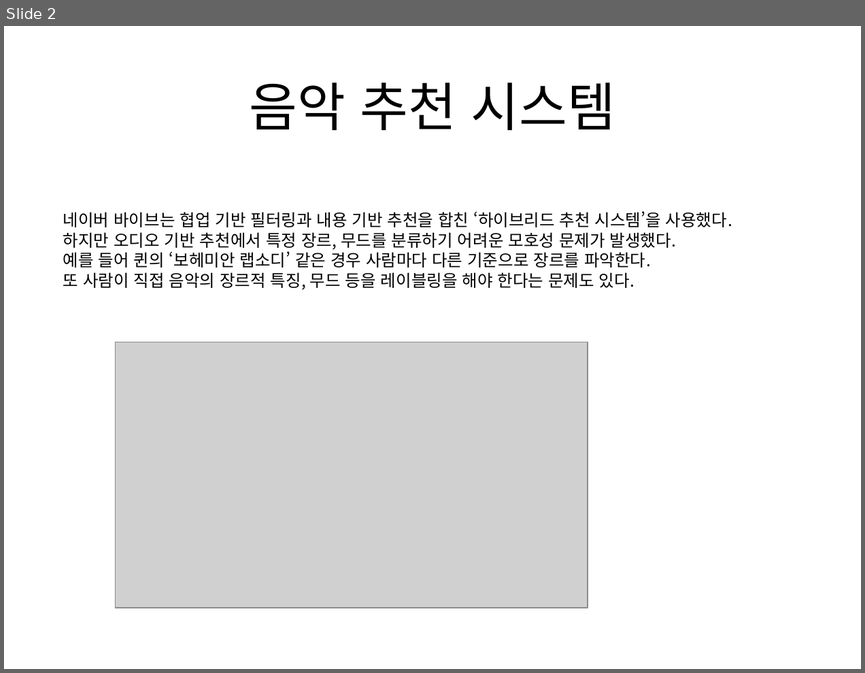
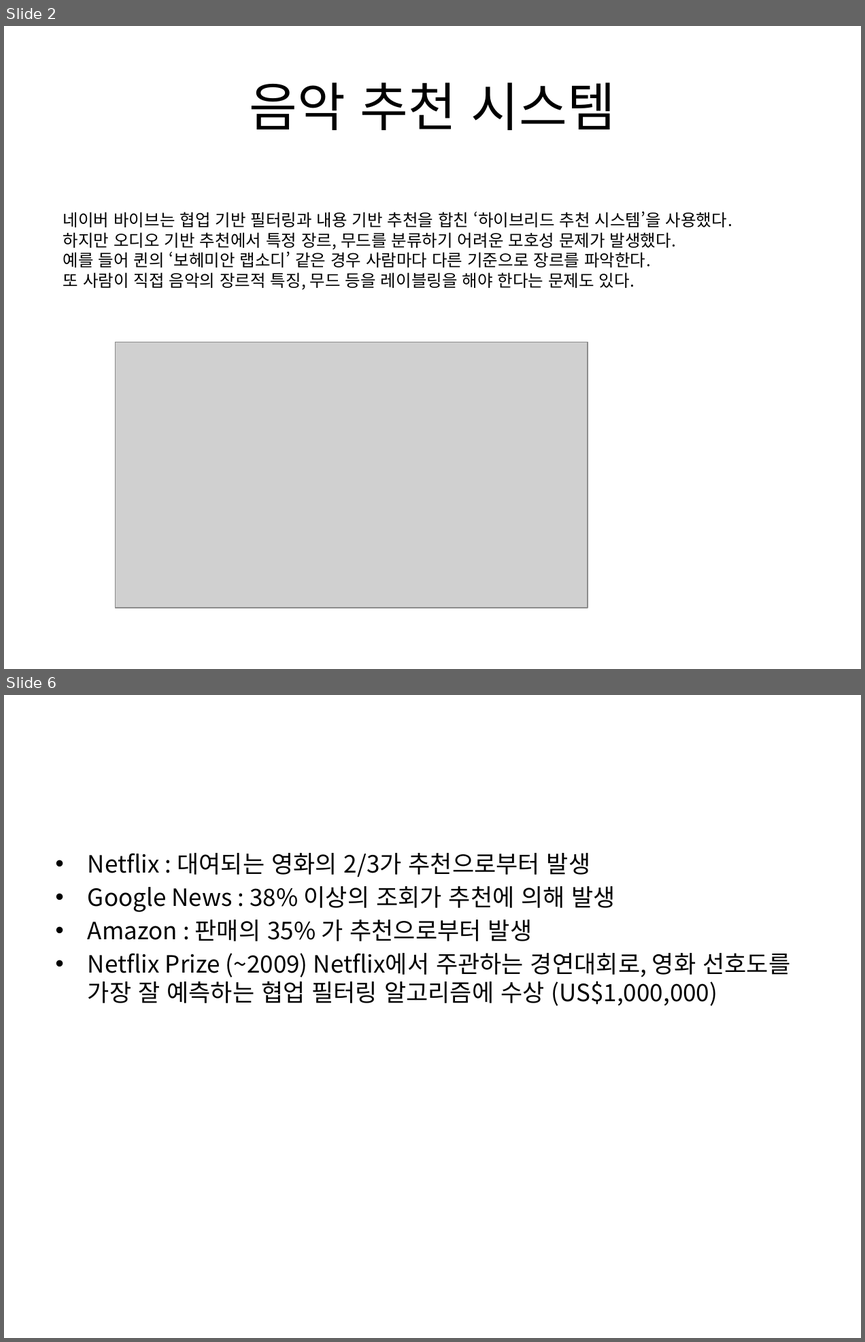
Before and after one commit to ehdgns21/recommend_movie_music_etc, a slide deck: 음악추천시스템.pptx. Shown one above the other, each under a label of ours: slide 2 before the commit, slides 2 and 6 after it; the slides between them are not shown. The pictures are 865x673 and 865x1342 pixels, drawn with LibreOffice and Linux fonts; fonts in the diff are those of the drawing; grey boxes stand for pictures. Boxes give left, top, right and bottom in pixels: in the first picture for what was removed or moved away, otherwise in the second. Text is boxed around its words. In the diff, an @@ line names an element or a change of style, - is before the commit and + after.

```diff
--- a/음악추천시스템.pptx
+++ b/음악추천시스템.pptx
@@ slide 6 added at <box>4,695,861,1338</box>, background #FFFFFF @@
@@ text added at <box>88,853,790,1006</box>, 20 pt, text #000000 @@
+• Netflix : 대여되는 영화의 2/3가 추천으로부터 발생
+• Google News : 38% 이상의 조회가 추천에 의해 발생
+• Amazon : 판매의 35% 가 추천으로부터 발생
+• Netflix Prize (~2009) Netflix에서 주관하는 경연대회로, 영화 선호도를 가장 잘 예측하는 협업 필터링 알고리즘에 수상 (US$1,000,000)
```
Also in this commit, not shown: 1 slide changed, 3 other slides added, 4 slides removed.
